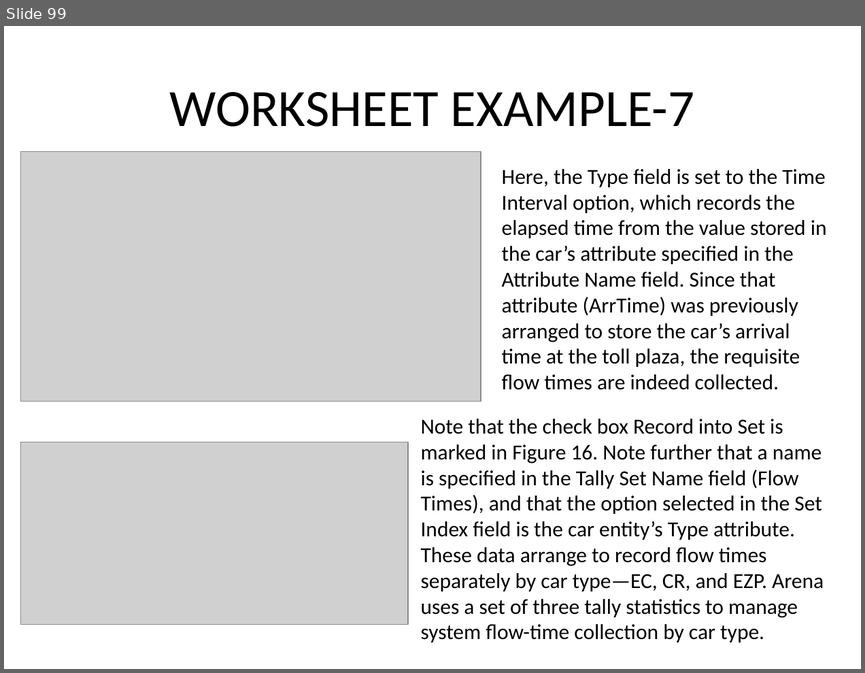
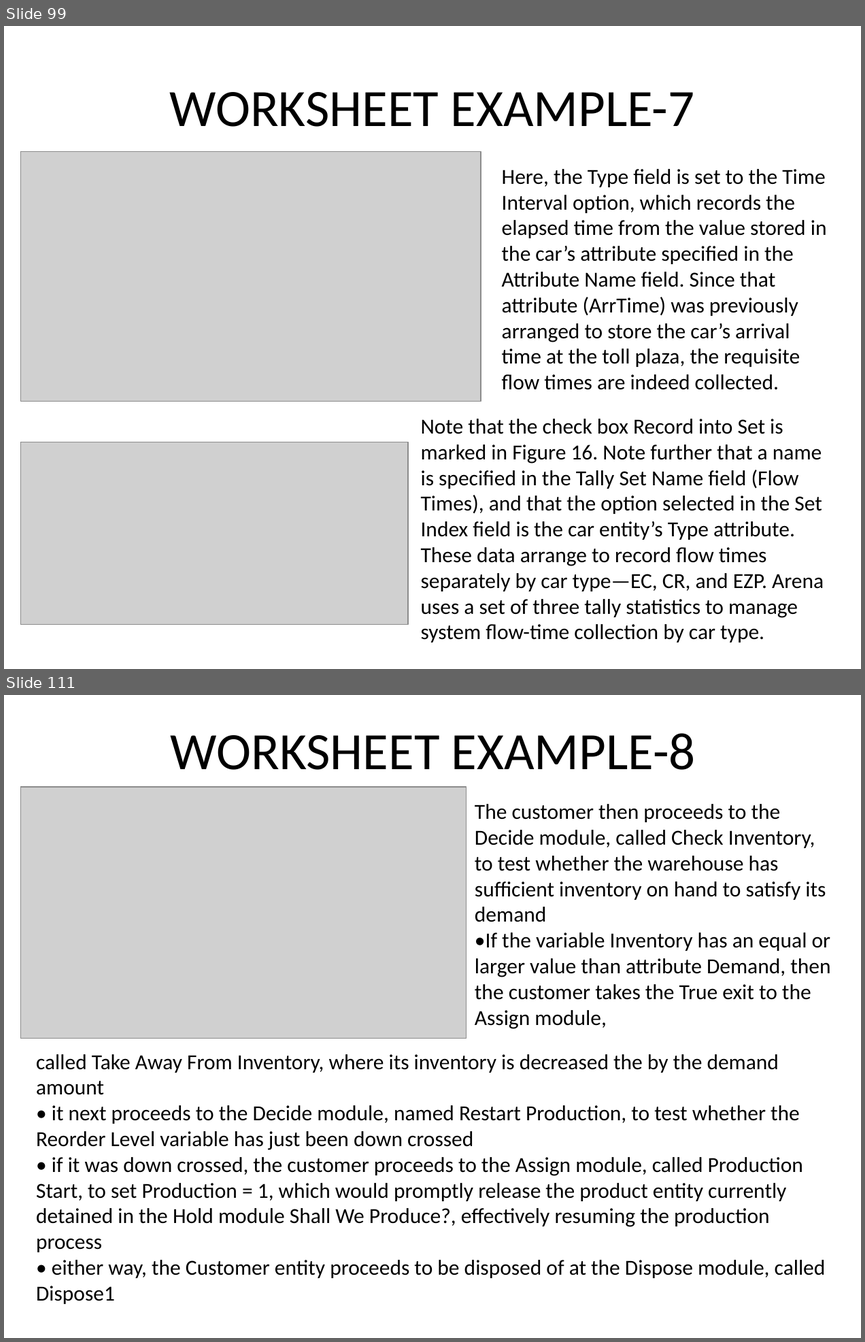
Before and after one commit to maeyler/Simulation, a slide deck: Simulation Works/QUESTIONS.pptx. Shown one above the other, each under a label of ours: slide 99 before the commit, slides 99 and 111 after it; the slides between them are not shown. The pictures are 865x673 and 865x1342 pixels, drawn with LibreOffice and Linux fonts; fonts in the diff are those of the drawing; grey boxes stand for pictures. Boxes give left, top, right and bottom in pixels: in the first picture for what was removed or moved away, otherwise in the second. Text is boxed around its words. In the diff, an @@ line names an element or a change of style, - is before the commit and + after.

```diff
--- a/Simulation Works/QUESTIONS.pptx
+++ b/Simulation Works/QUESTIONS.pptx
@@ slide 111 added at (4, 695, 861, 1338), background #FFFFFF @@
@@ title added at (171, 733, 696, 770), 44 pt, text #000000 @@
+WORKSHEET EXAMPLE-8
@@ picture added at (21, 787, 466, 1038) @@
@@ text added at (475, 804, 831, 1029), 18 pt, text #000000 @@
+The customer then proceeds to the Decide module, called Check Inventory, to test whether the warehouse has sufficient inventory on hand to satisfy its demand
+•If the variable Inventory has an equal or larger value than attribute Demand, then the customer takes the True exit to the Assign module,
@@ text added at (36, 1054, 825, 1304), 18 pt, text #000000 @@
+called Take Away From Inventory, where its inventory is decreased the by the demand amount
+• it next proceeds to the Decide module, named Restart Production, to test whether the Reorder Level variable has just been down crossed
+• if it was down crossed, the customer proceeds to the Assign module, called Production Start, to set Production = 1, which would promptly release the product entity currently detained in the Hold module Shall We Produce?, effectively resuming the production process
+• either way, the Customer entity proceeds to be disposed of at the Dispose module, called Dispose1
```
Also in this commit, not shown: 14 other slides added, 2 other files.
